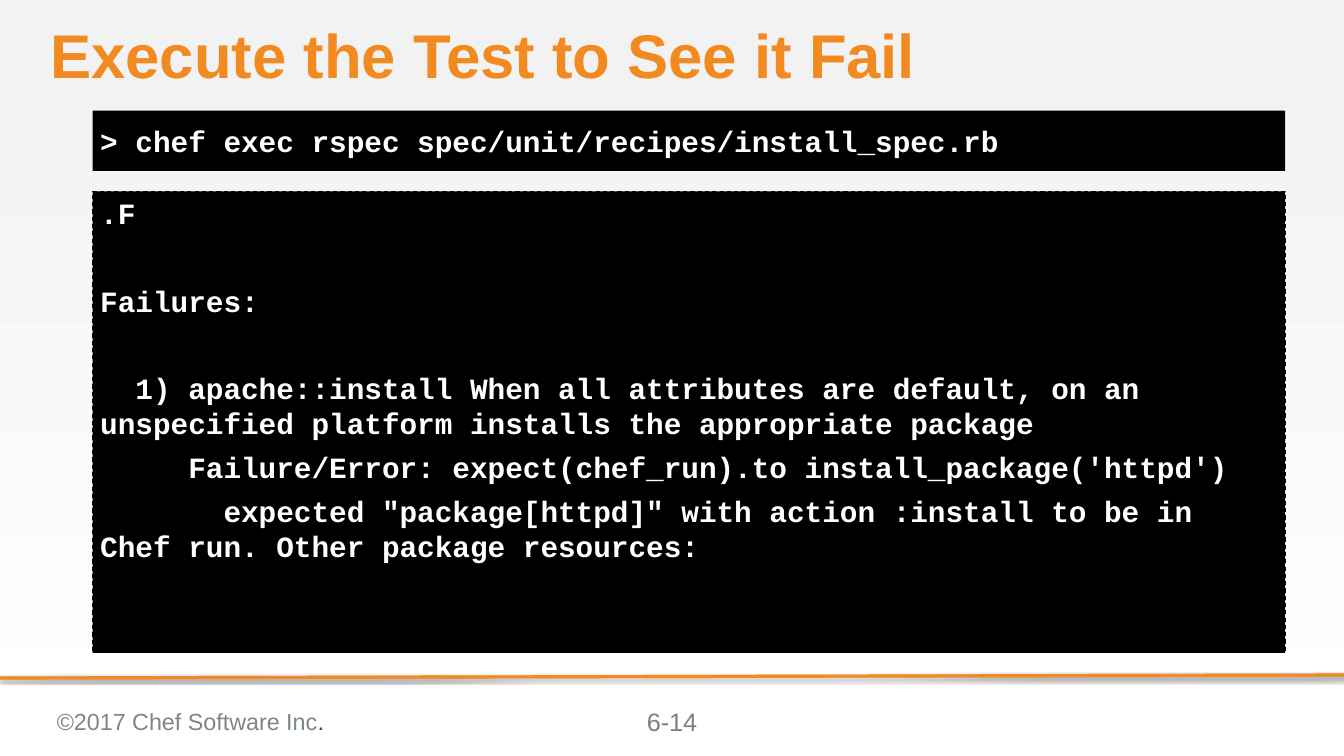
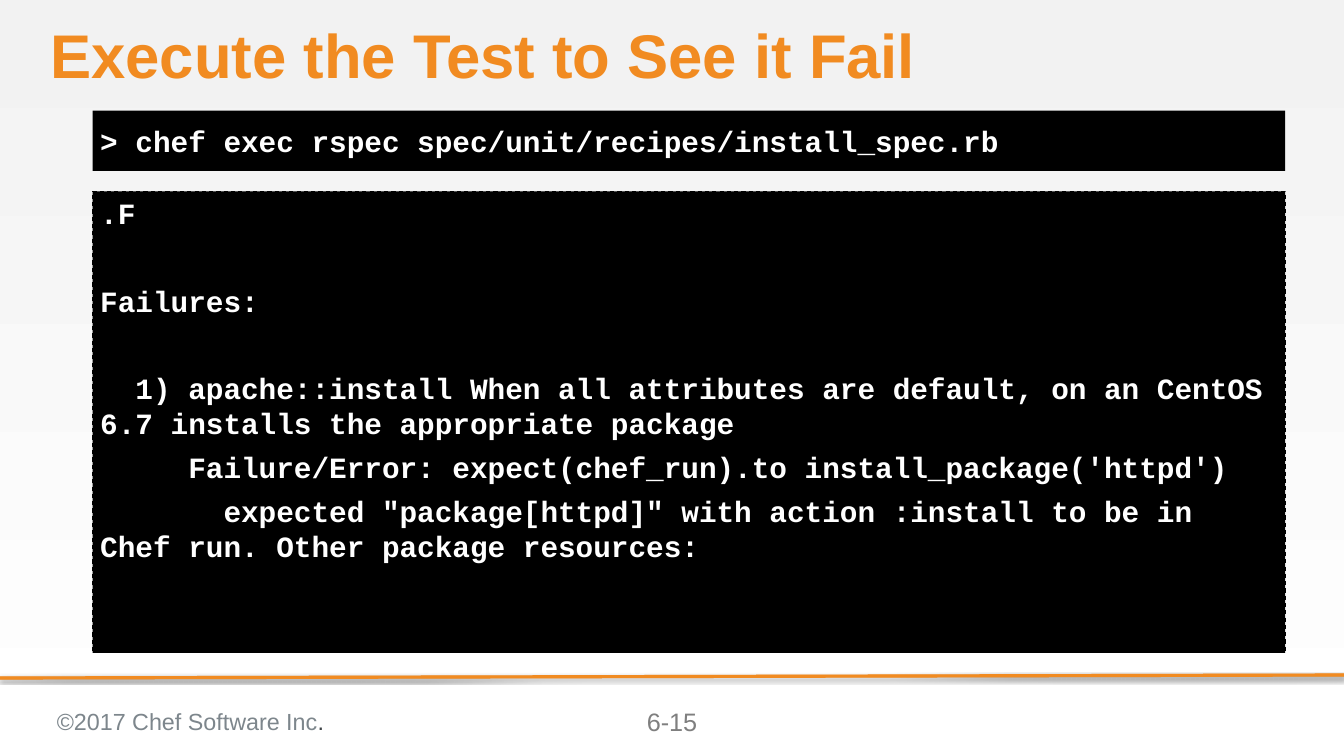
Before and after one commit to ericheiser/chef-intermediate, a slide deck: slide 15 of 06-testing_resources_in_recipes.pptx (slide 14 before the commit). Drawn at 1344x756 pixels with LibreOffice and Linux fonts; fonts in the diff are those of the drawing; background and template pictures are left out. Boxes give left, top, right and bottom in pixels: in the first picture for what was removed or moved away, otherwise in the second. Text is boxed around its words. In the diff, an @@ line names an element or a change of style, - is before the commit and + after.

Commit message:
Fixes #117 the unspecifed platform in the specs are gone
It now defaults to CentOS and encourages the learner to make the
changes immediately.

```diff
--- a/06-testing_resources_in_recipes.pptx
+++ b/06-testing_resources_in_recipes.pptx
@@ text at [100, 378, 1263, 441]: text changed @@
-1) apache::install When all attributes are default, on an unspecified platform installs the appropriate package
+1) apache::install When all attributes are default, on an CentOS 6.7 installs the appropriate package
@@ page number at [647, 713, 697, 731]: text changed @@
-6-14
+6-15
```
Also in this commit, not shown: 1 other slide changed, 2 slides added, 3 other files.
